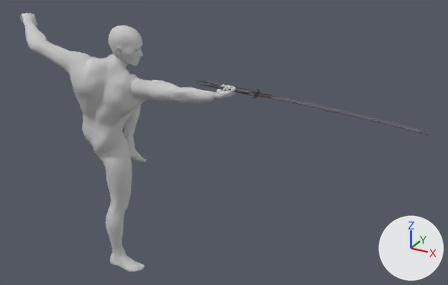
Renders of the FBX model Character/Animation/ZWM/Attack/Weapon_1/Weapon_1_Attack_0/RootAnim_Weapon_1_Attack_0.FBX from each side of a commit.
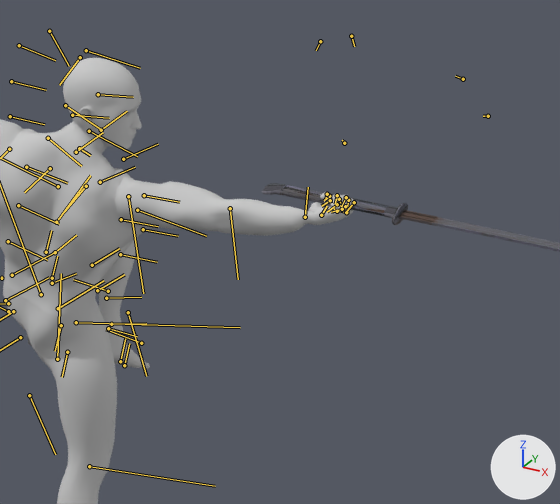
There are two pictures of each version: one whole from a camera (50 mm lens) standing at (3.32, -2.99, 2.65) and looking at (1.56, 0.21, 1.05), one close up on the part from 18% to 73% of the width and 0% to 78% of the height. The axes (+X, +Y, +Z) are drawn at lower right. The lights are the same throughout. Both versions are drawn at frame 22 of the action 'Take 001'; the numbers are the values there. The bones that bend it are drawn over the model as lines in the close-ups.

In view in the first close-up: 'Male_Body', 'Male_Foot', 'Male_Hand', 'Male_Head', 'Male_Leg', 'Object021'.
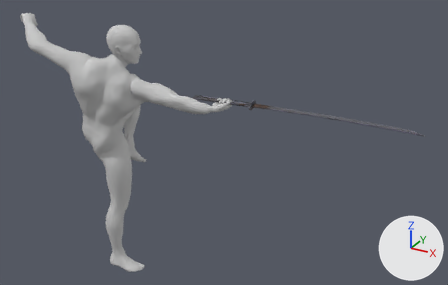
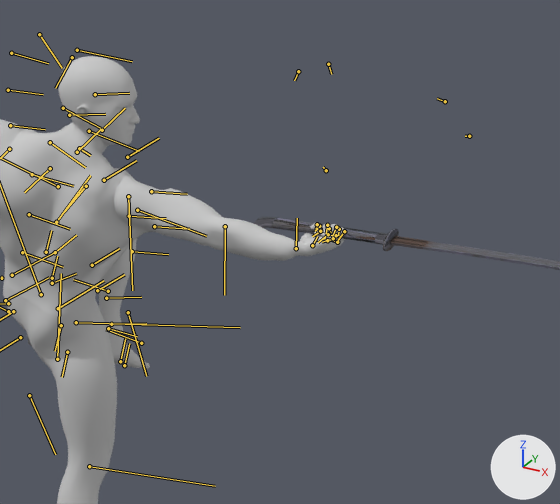
ob_point_take_r is not drawn itself; it is the parent of ob_object021.

What differs and where, as boxes (x1, y1, x2, y2) in the close-ups (560 x 504 px):
'Male_Body', posed: before (0, 120, 294, 315); after (0, 120, 283, 315)
'Male_Head', posed: before (38, 58, 142, 184); after (38, 56, 140, 184)
'Object021', posed: before (262, 183, 560, 252); after (254, 217, 560, 270)
'Male_Hand', posed: before (288, 192, 354, 232); after (279, 222, 345, 261)
'Male_Eyelash', posed (not visible before): after (122, 98, 137, 111)
bone 'Bip001 Head', root to tip: before (89, 131) to (137, 156); after (89, 131) to (139, 151)
bone 'Bip001 R UpperArm', root to tip: before (128, 196) to (143, 293); after (128, 196) to (132, 290)
bone 'Bip001 R Hand', root to tip: before (305, 217) to (308, 187); after (296, 248) to (297, 218)

What the commit changed:
Bone 'Bip001 Head' (bone_bip001_head) turns from (-61, 3, -23) to (-61, -3, -26) degrees about its own x, y and z.
Bone 'Bip001 R UpperArm' (bone_bip001_r_upperarm) turns from (70, 45, -5) to (77, 40, 6) degrees about its own x, y and z.
Bone 'Bip001 R Hand' (bone_bip001_r_hand) turns from (108, -14, 39) to (97, -20, 46) degrees about its own x, y and z.
